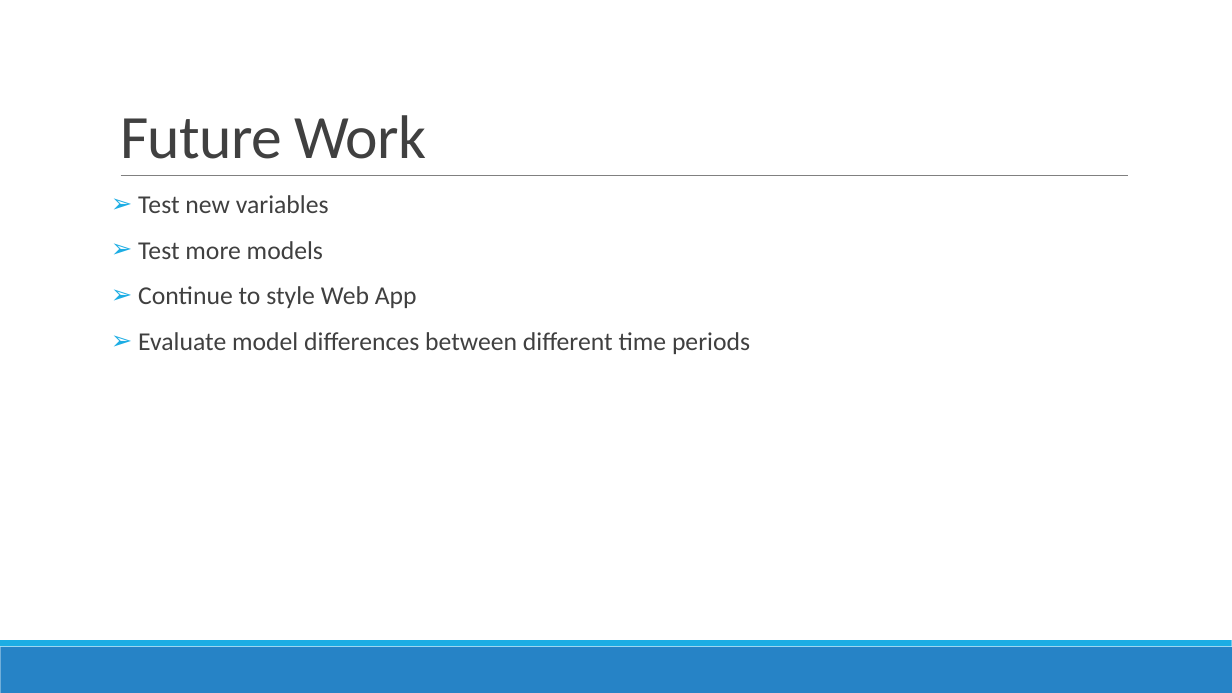
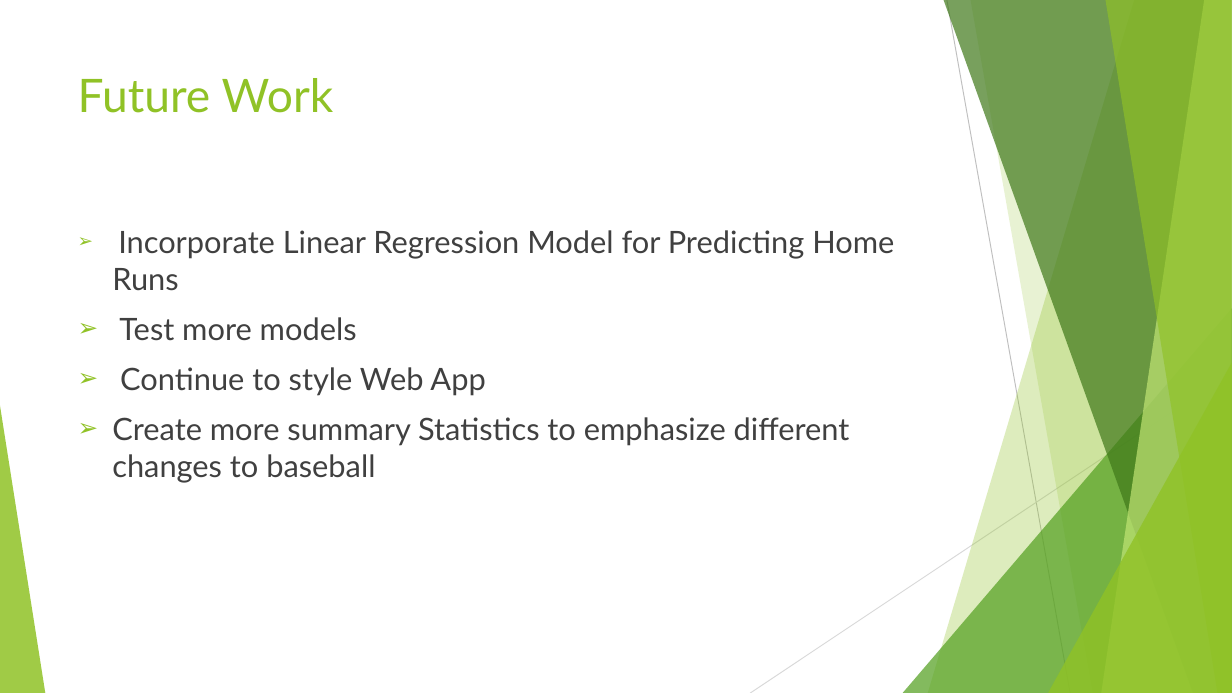
Before and after one commit to FiascoTK/Engineering, a slide deck: slide 6 of Engineering-Presentation-Billy-Paulson.pptx (slide 9 before the commit). Drawn at 1232x693 pixels with LibreOffice and Linux fonts; fonts in the diff are those of the drawing. Boxes give left, top, right and bottom in pixels: in the first picture for what was removed or moved away, otherwise in the second. Text is boxed around its words. In the diff, an @@ line names an element or a change of style, - is before the commit and + after.

```diff
--- a/Engineering-Presentation-Billy-Paulson.pptx
+++ b/Engineering-Presentation-Billy-Paulson.pptx
@@ title "Future Work": place and size @@
-title "Future Work" at [120, 115, 426, 159]
+title "Future Work" at [78, 78, 334, 113]
@@ title "Future Work" at [78, 78, 334, 113]: size 48 to 36 pt, font Calibri to Lato, text colour #404040 to #90C226, letter spacing -0.5 to 0 pt; line spacing 0.85 to 1; vertical alignment bottom to top @@
@@ line removed from (121, 176) to (1128, 176) @@
@@ text "Incorporate Linear Regression Model for ...": place and size @@
-text "Incorporate Linear Regression Model for ..." at [138, 195, 750, 354]
+text "Incorporate Linear Regression Model for ..." at [112, 230, 894, 483]
@@ text at [112, 230, 894, 291]: text changed; size 20 to 24 pt; font Calibri to Lato @@
-➢ Test new variables
+➢ Incorporate Linear Regression Model for Predicting Home Runs
@@ text at [119, 317, 485, 396]: size 20 to 24 pt, font Calibri to Lato in "Test more models", "Continue to style Web App"; indent changed; line spacing 0.9 to 1; less space between paragraphs; bullet colour #1CADE4 to #90C226 @@
@@ group added at [0, 0, 1232, 693]: 5 freeform shapes, 3 triangles, 2 lines @@
@@ text at [112, 417, 850, 483]: text changed; size 20 to 24 pt; font Calibri to Lato @@
-➢ Evaluate model differences between different time periods
+➢ Create more summary Statistics to emphasize different changes to baseball
@@ rectangle removed at [0, 647, 1232, 693] @@
@@ rectangle removed at [0, 640, 1232, 647] @@
```
Also in this commit, not shown: 3 other slides changed, 3 slides added, 5 slides removed, 3 other files.
